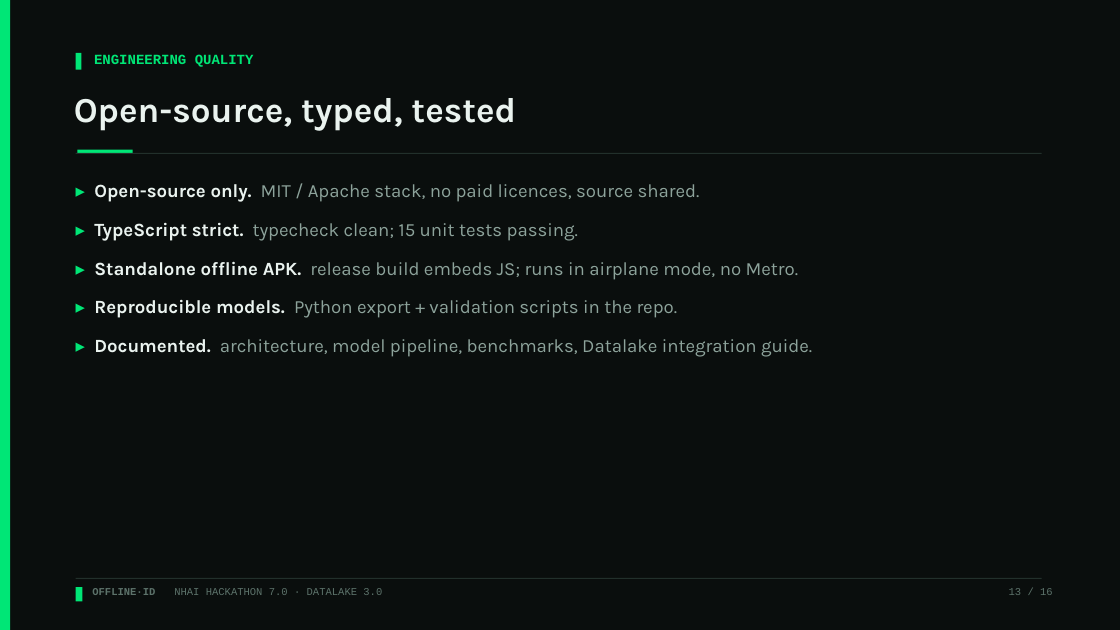
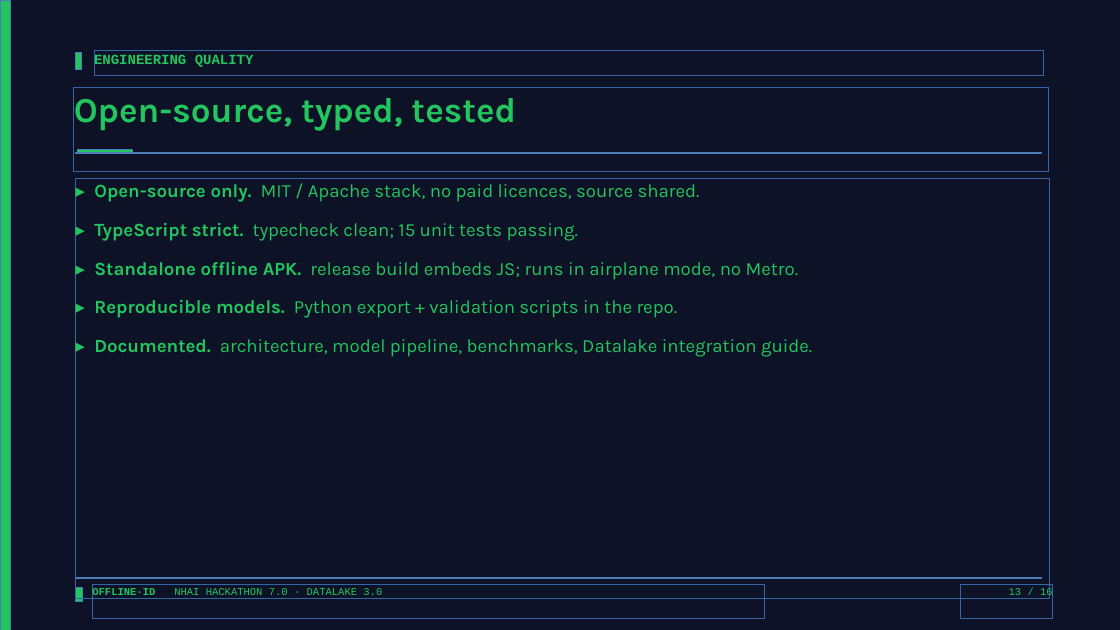
Before and after one commit to moneytosms/offlineid, a slide deck: slide 13 of submission/OfflineID_Hackathon7.pptx. Drawn at 1120x630 pixels with LibreOffice and Linux fonts; fonts in the diff are those of the drawing. Boxes give left, top, right and bottom in pixels: in the first picture for what was removed or moved away, otherwise in the second. Text is boxed around its words. In the diff, an @@ line names an element or a change of style, - is before the commit and + after.

Commit message:
style: restyle PPTX and PDF to Deep Navy/Sky Blue theme

```diff
--- a/submission/OfflineID_Hackathon7.pptx
+++ b/submission/OfflineID_Hackathon7.pptx
@@ background #0A0E0D to #0D1226 @@
@@ text "ENGINEERING QUALITY" at (94, 54, 254, 69): text colour #00E676 to #22C55E @@
@@ text "Open-source, typed, tested" at (74, 98, 516, 131): text colour #EAF3EF to #22C55E @@
@@ text "▸ Open-source only. MIT / ..." at (94, 184, 812, 357): text colour #00E676 to #22C55E in "▸", "▸", "▸", "▸" and 1 more places; text colour #EAF3EF to #22C55E in "Open-source only.", "TypeScript strict.", "Standalone offline APK.", "Reproducible models." and 1 more places; text colour #8DA39B to #22C55E in "MIT / Apache stack, no paid licences, ...", "typecheck clean; 15 unit tests passing.", "release build embeds JS; runs in airplane ...", "Python export + validation scripts in the ..." and 1 more places @@
@@ rectangle at (76, 153, 1042, 154): fill #22302B to #080C1A @@
@@ fill #00E676 to #22C55E in 4 elements at (0, 0, 10, 630), (76, 587, 82, 602), (76, 53, 82, 70), (77, 150, 133, 154) @@
@@ rectangle at (76, 578, 1042, 579): fill #22302B to #080C1A @@
@@ text "OFFLINE·ID NHAI HACKATHON 7.0 · ..." at (92, 587, 382, 598): text colour #5C726A to #22C55E @@
@@ text "13 / 16" at (1009, 587, 1053, 598): text colour #5C726A to #22C55E @@
```
Also in this commit, not shown: 16 other slides changed, 1 other file.
